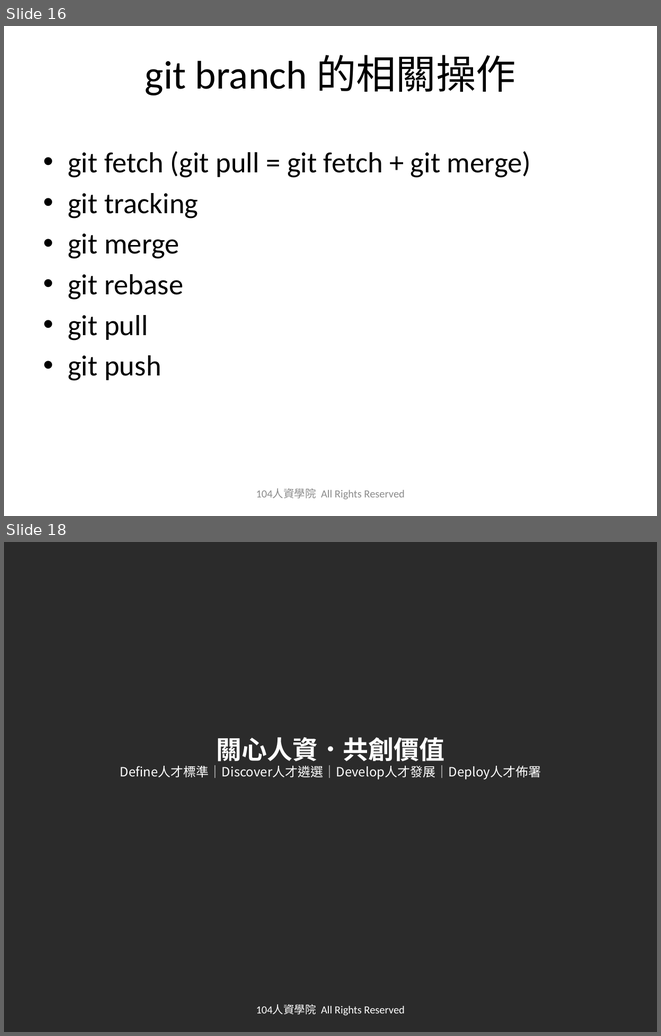
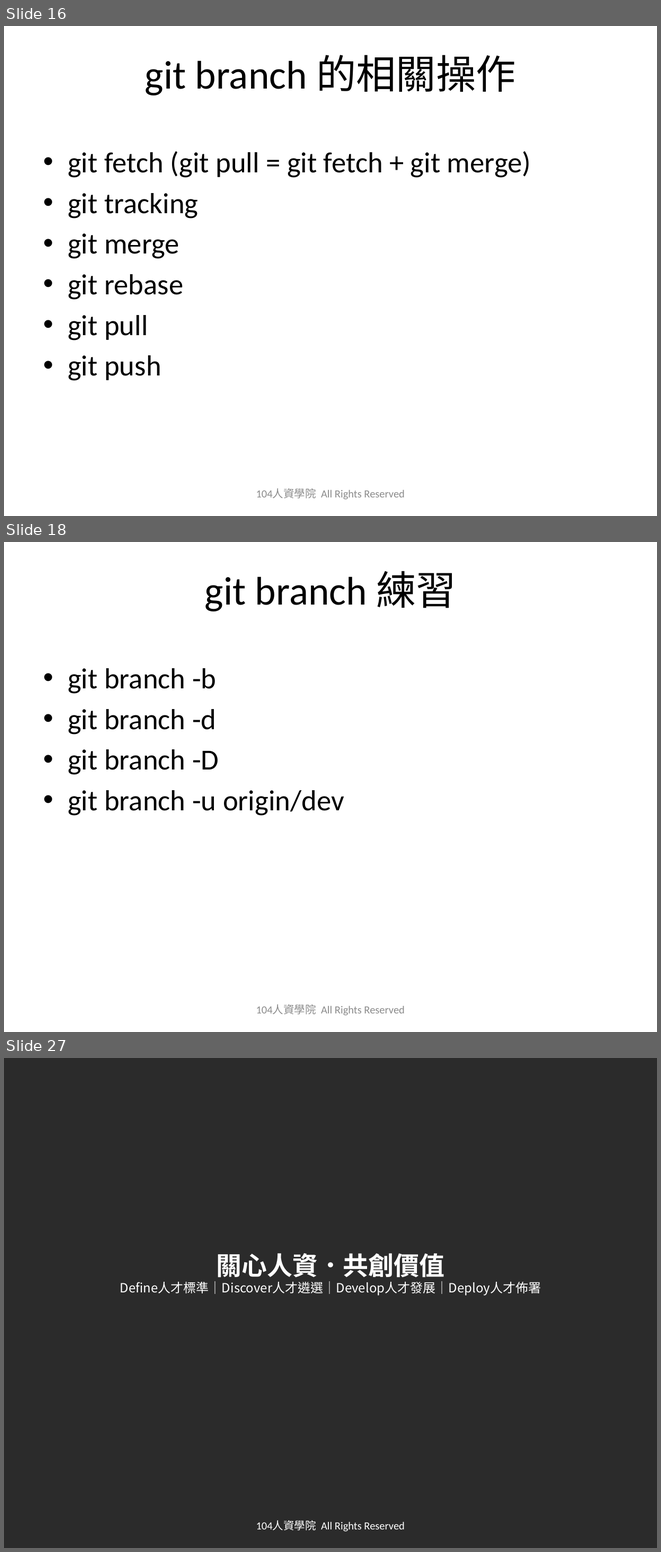
Before and after one commit to austinwang104/playGit, a slide deck: 2019_0627_Git_Share_HA.pptx. Shown one above the other, each under a label of ours: slides 16 and 18 before the commit, slides 16, 18 and 27 after it; the slides between them are not shown. The pictures are 661x1036 and 661x1552 pixels, drawn with LibreOffice and Linux fonts; fonts in the diff are those of the drawing; background and template pictures are left out; a plain dark background stands for a picture behind light text. Boxes give left, top, right and bottom in pixels: in the first picture for what was removed or moved away, otherwise in the second. Text is boxed around its words. In the diff, an @@ line names an element or a change of style, - is before the commit and + after.

```diff
--- a/2019_0627_Git_Share_HA.pptx
+++ b/2019_0627_Git_Share_HA.pptx
@@ slide 18 added at [4,542,657,1032], background picture (left out) @@
@@ title added at [205,571,456,611], 44 pt, text #000000 @@
+git branch 練習
@@ text added at [68,668,344,815], 32 pt, text #000000 @@
+• git branch -b
+• git branch -d
+• git branch -D
+• git branch -u origin/dev
@@ text added at [256,1004,405,1015], 12 pt, text #8C8C8C @@
+104人資學院 All Rights Reserved
@@ what was slide 18 is now slide 27 @@
```
Also in this commit, not shown: 1 slide changed, 8 other slides added, 1 other file.
